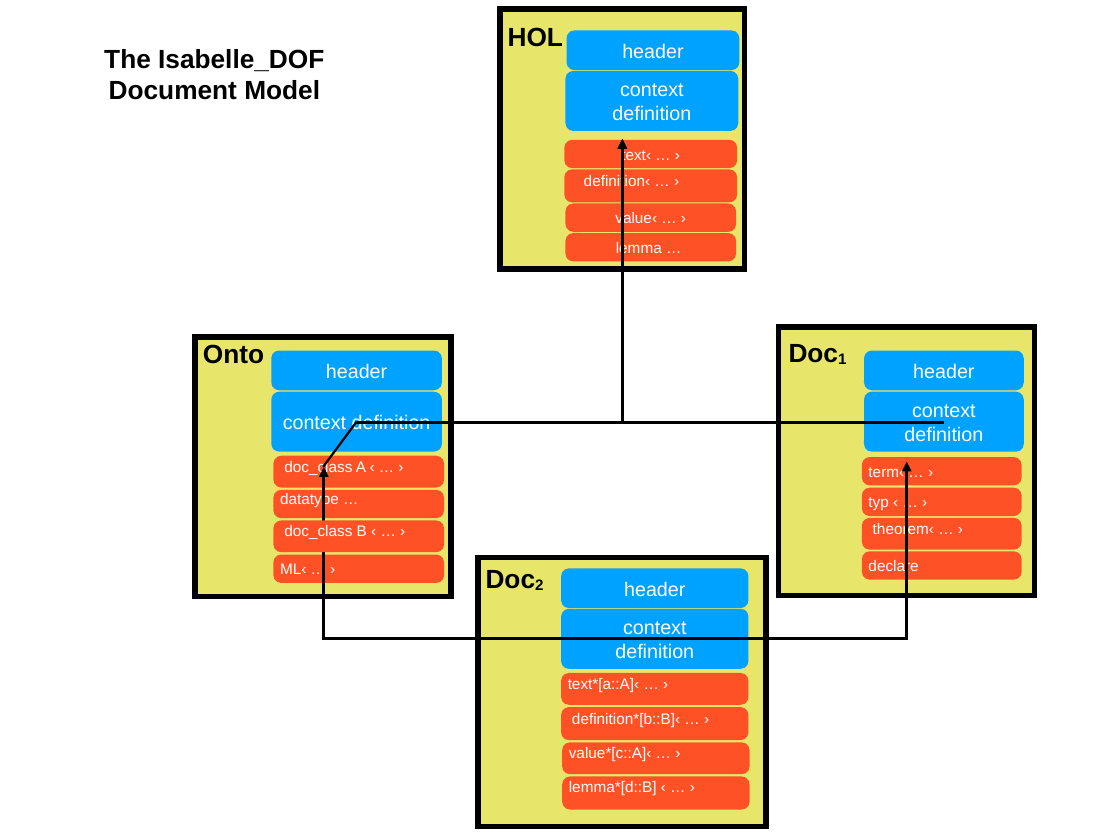
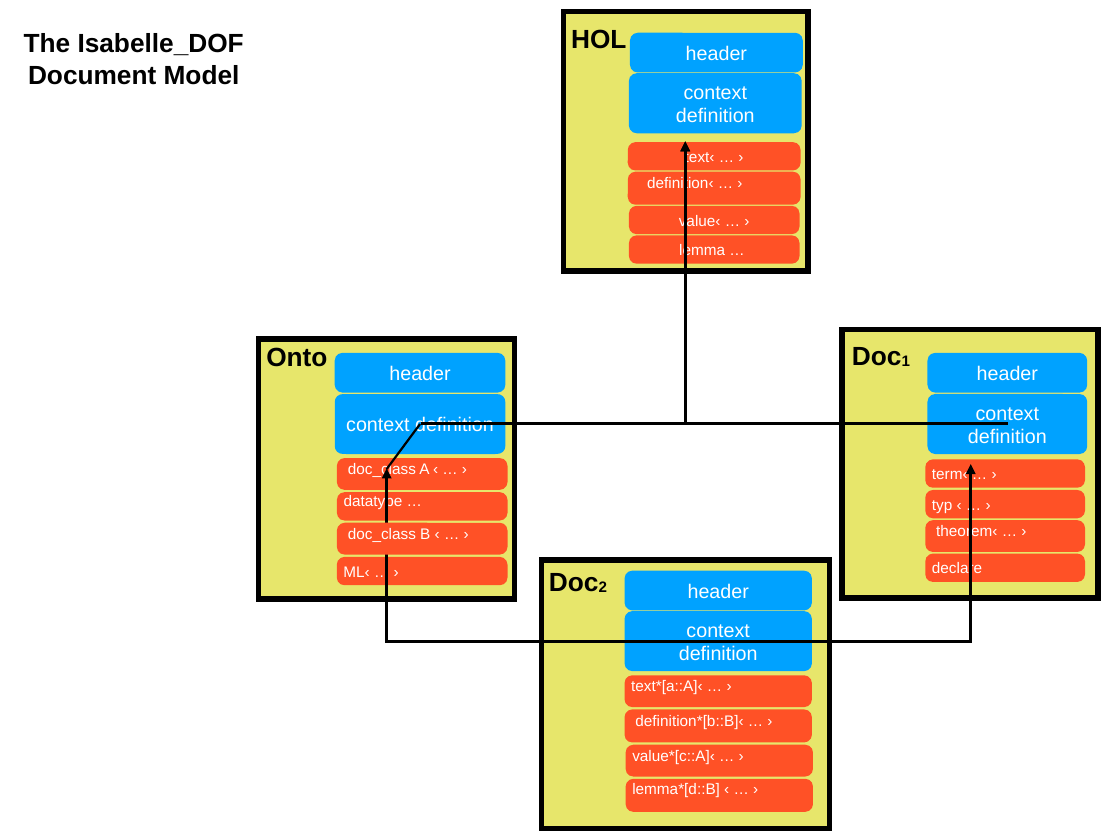
Before and after one commit to logicalhacking/Isabelle_DOF, a slide deck: slide 5 of Isabelle_DOF/document/figures/document-model.pptx (slide 4 before the commit). Drawn at 1120x840 pixels with LibreOffice and Linux fonts; fonts in the diff are those of the drawing. Boxes give left, top, right and bottom in pixels: in the first picture for what was removed or moved away, otherwise in the second. Text is boxed around its words. In the diff, an @@ line names an element or a change of style, - is before the commit and + after.

```diff
--- a/Isabelle_DOF/document/figures/document-model.pptx
+++ b/Isabelle_DOF/document/figures/document-model.pptx
@@ text "The Isabelle_DOF Document Model": place and size @@
-text "The Isabelle_DOF Document Model" at [104, 49, 324, 100]
+text "The Isabelle_DOF Document Model" at [24, 33, 244, 85]
@@ 7 texts, 6 rounded rectangles, 2 elbow arrows, 1 freeform shape, 1 line: place and size @@
-7 texts, 6 rounded rectangles, 2 elbow arrows, 1 freeform shape, 1 line at [203, 139, 1024, 727]
+7 texts, 6 rounded rectangles, 2 elbow arrows, 1 freeform shape, 1 line at [266, 142, 1088, 729]
@@ 9 rounded rectangles, 5 texts, 4 rectangles, 2 elbow arrows: place and size @@
-9 rounded rectangles, 5 texts, 4 rectangles, 2 elbow arrows at [195, 9, 1035, 826]
+9 rounded rectangles, 5 texts, 4 rectangles, 2 elbow arrows at [258, 11, 1098, 829]
```
Also in this commit, not shown: 4 other slides changed, 1 slide added, 3 other files.
